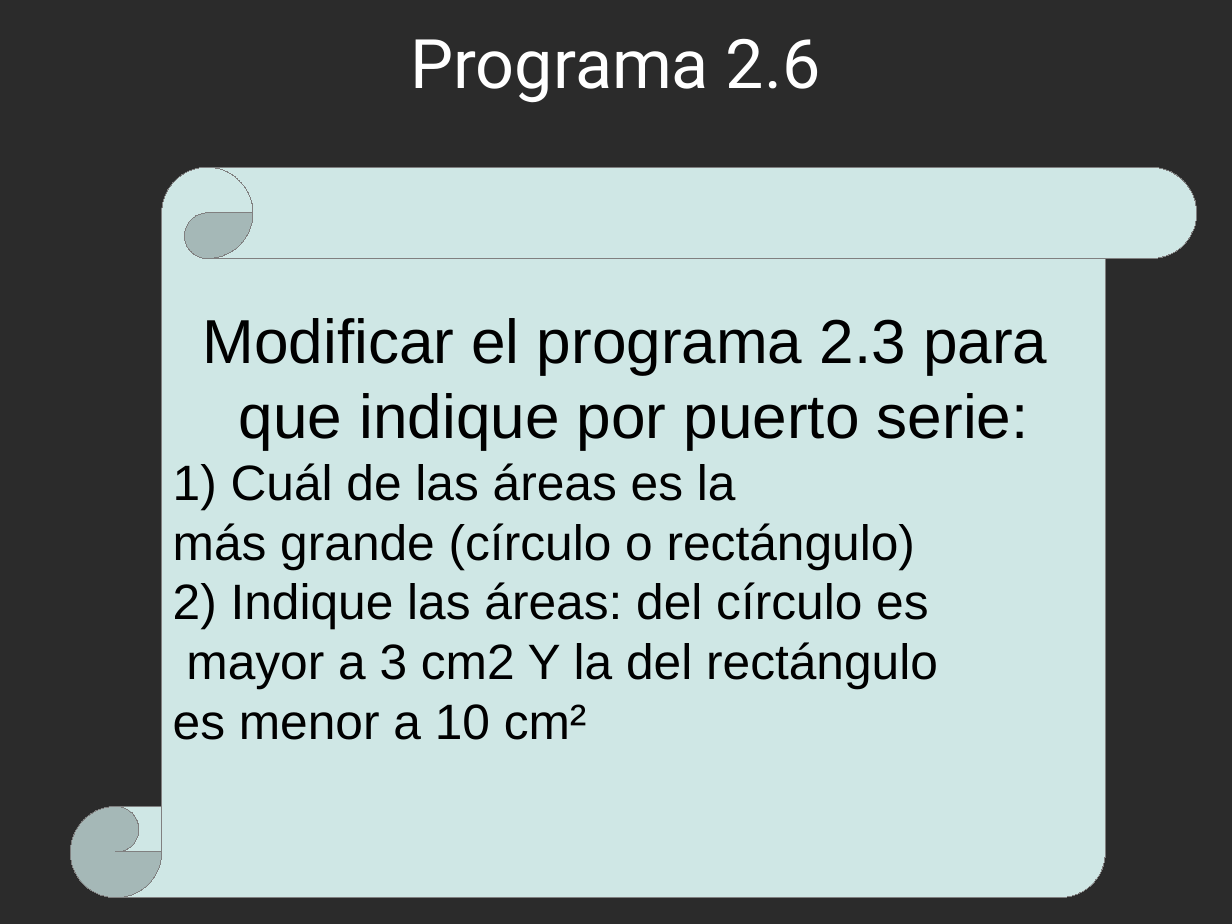
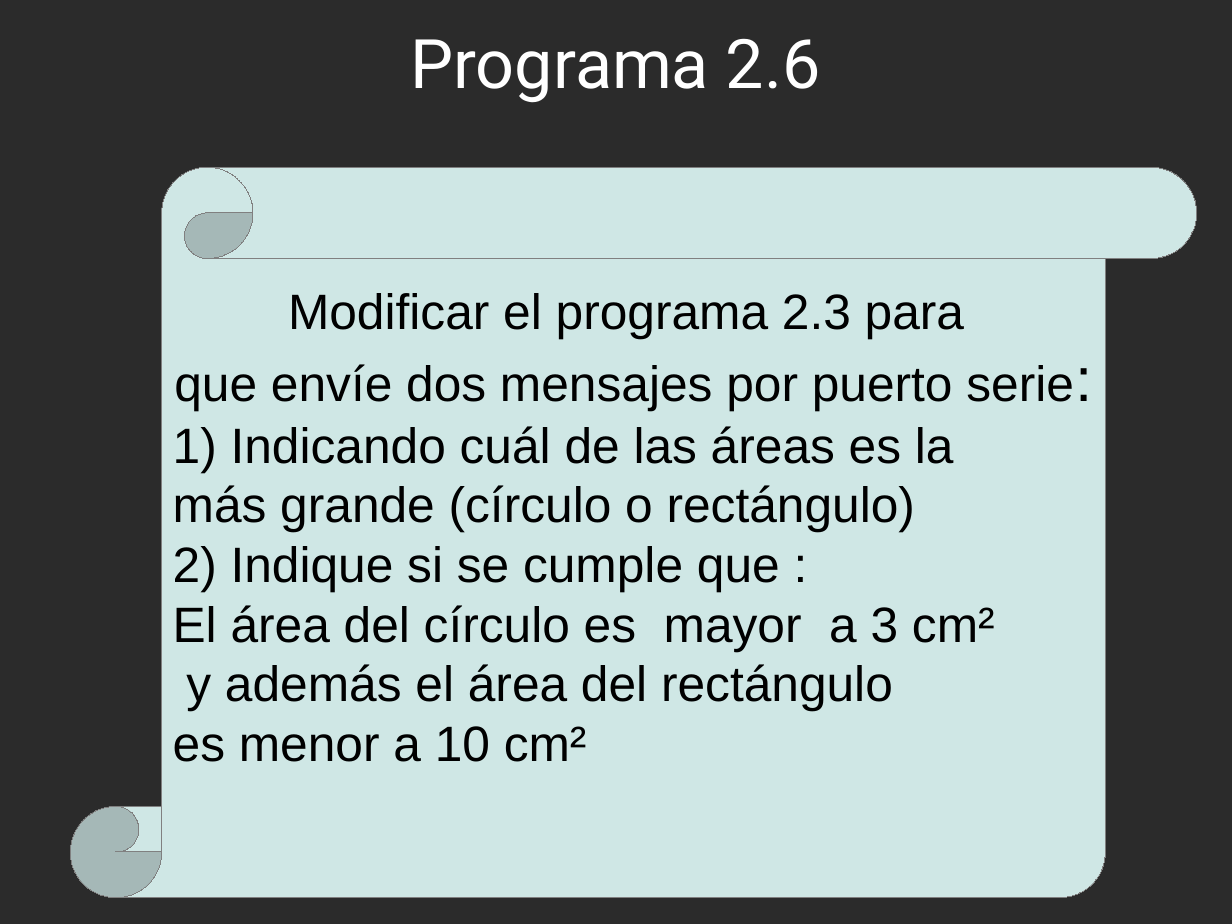
Before and after one commit to marcossarome/curso-de-arduino, a slide deck: slide 16 of Clases/Curso Arduino - Clase 2.odp. Drawn at 1232x924 pixels with LibreOffice and Linux fonts; fonts in the diff are those of the drawing; background and template pictures are left out; a plain dark background stands for a picture behind light text. Boxes give left, top, right and bottom in pixels: in the first picture for what was removed or moved away, otherwise in the second. Text is boxed around its words. In the diff, an @@ line names an element or a change of style, - is before the commit and + after.

```diff
--- a/Clases/Curso Arduino - Clase 2.odp
+++ b/Clases/Curso Arduino - Clase 2.odp
@@ text in vertical scroll at <box>288,293,964,338</box>: size 40 to 32 pt in "Modificar el programa 2.3 para" @@
@@ text in vertical scroll at <box>173,364,1074,762</box>: text changed @@
-que indique por puerto serie:
-1) Cuál de las áreas es la
-más grande (círculo o rectángulo)
-2) Indique las áreas: del círculo es
-mayor a 3 cm2 Y la del rectángulo
-es menor a 10 cm²
+que envíe dos mensajes por puerto serie:
+1) Indicando cuál de las áreas es la
+más grande (círculo o rectángulo)
+2) Indique si se cumple que :
+El área del círculo es mayor a 3 cm²
+y además el área del rectángulo
+es menor a 10 cm²
```
Also in this commit, not shown: 1 other file.
